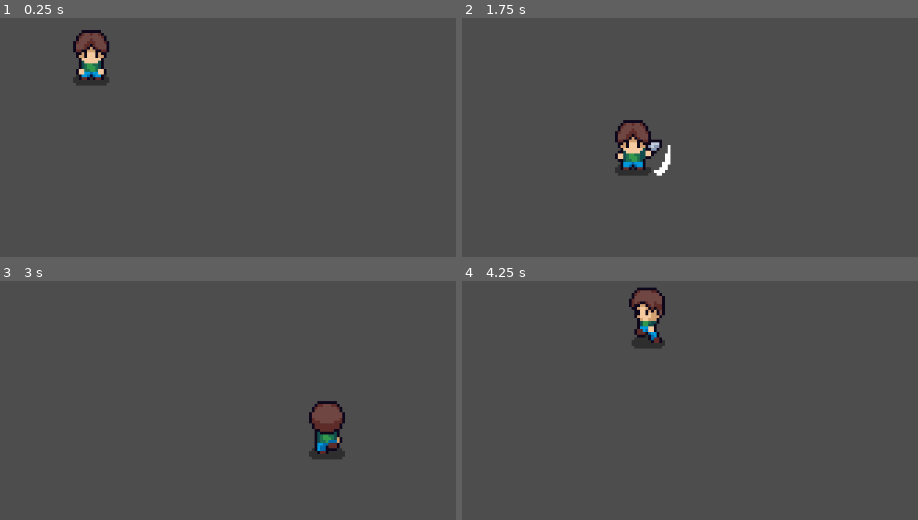
Above: before the commit, frames 1-4 (two rows, left to right).
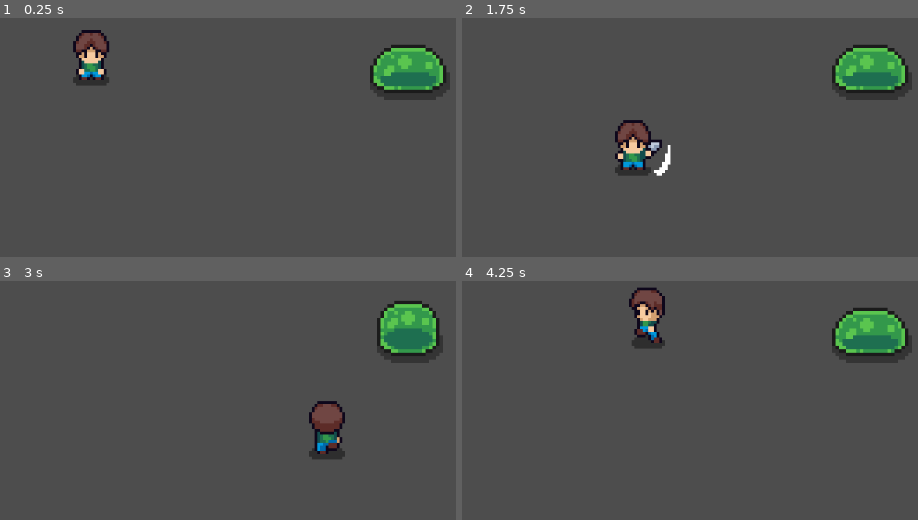
Above: after the commit, the same moments.

Repository: yi2003/godotTopDownActionGame
Game: Godot game, scene res://assets/scenes/main.tscn
Two runs of this game, one before a commit and one after it. Both use one fixed random seed, a clock stepped at 60 frames per second and the inputs below.
Inputs:
- Up to frame 1 (0.25 s): no input
- Up to frame 2 (1.75 s): tap Enter (ui_accept) at 0.5, 0.77, 1.52 s; hold Right (ui_right) 0.53-1.28 s; hold Down (ui_down) from 1.28 s (still down)
- Up to frame 3 (3 s): release Down (ui_down) at 2.03 s; hold Right (ui_right) 2.03-2.78 s; hold Up (ui_up) from 2.78 s (still down)
- Up to frame 4 (4.25 s): tap Enter (ui_accept) at 3.02, 3.77 s; release Up (ui_up) at 3.53 s; hold Left (ui_left) from 3.53 s (still down)

The runs differ from the first frame. In frame 1, 3.4% of the frame differs, in the area x 81-99%, y 11-35%; in frame 2, 3.4%; in frame 3, 3.2%; in frame 4, 3.4%.

Commit message:
Add slime enemy with collision detection
- Create slime scene with sprite animations (idle, walk, death)
- Add collision layer to slime and player hitbox for detection
- Connect player attack hitbox to detect and damage enemies
- Add take_damage and die methods to slime

Co-Authored-By: Claude Opus 4.6 <noreply@anthropic.com>

Diff:
--- /dev/null
+++ b/assets/scenes/enemies/slime.tscn
@@ -0,0 +1,179 @@
+[gd_scene format=3 uid="uid://slime001"]
+
+[ext_resource type="Texture2D" uid="uid://cr4io2qplvqtl" path="res://assets/images/Enemies/Slime_Green.png" id="1_slime"]
+[ext_resource type="Script" uid="uid://bvfotquli5vy0" path="res://assets/scripts/enemies/slime.gd" id="2_slime_script"]
+
+[sub_resource type="AtlasTexture" id="AtlasTexture_akxfh"]
+atlas = ExtResource("1_slime")
+region = Rect2(0, 128, 64, 64)
+
+[sub_resource type="AtlasTexture" id="AtlasTexture_4d2k6"]
+atlas = ExtResource("1_slime")
+region = Rect2(64, 128, 64, 64)
+
+[sub_resource type="AtlasTexture" id="AtlasTexture_lkl8j"]
+atlas = ExtResource("1_slime")
+region = Rect2(128, 128, 64, 64)
+
+[sub_resource type="AtlasTexture" id="AtlasTexture_j4m4b"]
+atlas = ExtResource("1_slime")
+region = Rect2(192, 128, 64, 64)
+
+[sub_resource type="AtlasTexture" id="AtlasTexture_suw25"]
+atlas = ExtResource("1_slime")
+region = Rect2(256, 128, 64, 64)
+
+[sub_resource type="AtlasTexture" id="AtlasTexture_3p85b"]
+atlas = ExtResource("1_slime")
+region = Rect2(320, 128, 64, 64)
+
+[sub_resource type="AtlasTexture" id="AtlasTexture_6n0rc"]
+atlas = ExtResource("1_slime")
+region = Rect2(384, 128, 64, 64)
+
+[sub_resource type="AtlasTexture" id="AtlasTexture_vwnrn"]
+atlas = ExtResource("1_slime")
+region = Rect2(448, 128, 64, 64)
+
+[sub_resource type="AtlasTexture" id="AtlasTexture_eqr8k"]
+atlas = ExtResource("1_slime")
+region = Rect2(0, 0, 64, 64)
+
+[sub_resource type="AtlasTexture" id="AtlasTexture_ynhbg"]
+atlas = ExtResource("1_slime")
+region = Rect2(64, 0, 64, 64)
+
+[sub_resource type="AtlasTexture" id="AtlasTexture_ljspn"]
+atlas = ExtResource("1_slime")
+region = Rect2(128, 0, 64, 64)
+
+[sub_resource type="AtlasTexture" id="AtlasTexture_ivq28"]
+atlas = ExtResource("1_slime")
+region = Rect2(192, 0, 64, 64)
+
+[sub_resource type="AtlasTexture" id="AtlasTexture_bchqv"]
+atlas = ExtResource("1_slime")
+region = Rect2(0, 64, 64, 64)
+
+[sub_resource type="AtlasTexture" id="AtlasTexture_bdr2h"]
+atlas = ExtResource("1_slime")
+region = Rect2(64, 64, 64, 64)
+
+[sub_resource type="AtlasTexture" id="AtlasTexture_r7ygy"]
+atlas = ExtResource("1_slime")
+region = Rect2(128, 64, 64, 64)
+
+[sub_resource type="AtlasTexture" id="AtlasTexture_rbona"]
+atlas = ExtResource("1_slime")
+region = Rect2(192, 64, 64, 64)
+
+[sub_resource type="AtlasTexture" id="AtlasTexture_m1uq8"]
+atlas = ExtResource("1_slime")
+region = Rect2(256, 64, 64, 64)
+
+[sub_resource type="AtlasTexture" id="AtlasTexture_encdt"]
+atlas = ExtResource("1_slime")
+region = Rect2(320, 64, 64, 64)
+
+[sub_resource type="AtlasTexture" id="AtlasTexture_ohfr7"]
+atlas = ExtResource("1_slime")
+region = Rect2(384, 64, 64, 64)
+
+[sub_resource type="AtlasTexture" id="AtlasTexture_gij3v"]
+atlas = ExtResource("1_slime")
+region = Rect2(448, 64, 64, 64)
+
+[sub_resource type="SpriteFrames" id="SpriteFrames_slime"]
+animations = [{
+"frames": [{
+"duration": 1.0,
+"texture": SubResource("AtlasTexture_akxfh")
+}, {
+"duration": 1.0,
+"texture": SubResource("AtlasTexture_4d2k6")
+}, {
+"duration": 1.0,
+"texture": SubResource("AtlasTexture_lkl8j")
+}, {
+"duration": 1.0,
+"texture": SubResource("AtlasTexture_j4m4b")
+}, {
+"duration": 1.0,
+"texture": SubResource("AtlasTexture_suw25")
+}, {
+"duration": 1.0,
+"texture": SubResource("AtlasTexture_3p85b")
+}, {
+"duration": 1.0,
+"texture": SubResource("AtlasTexture_6n0rc")
+}, {
+"duration": 1.0,
+"texture": SubResource("AtlasTexture_vwnrn")
+}],
+"loop": false,
+"name": &"death",
+"speed": 8.0
+}, {
+"frames": [{
+"duration": 1.0,
+"texture": SubResource("AtlasTexture_eqr8k")
+}, {
+"duration": 1.0,
+"texture": SubResource("AtlasTexture_ynhbg")
+}, {
+"duration": 1.0,
+"texture": SubResource("AtlasTexture_ljspn")
+}, {
+"duration": 1.0,
+"texture": SubResource("AtlasTexture_ivq28")
+}],
+"loop": true,
+"name": &"idle",
+"speed": 8.0
+}, {
+"frames": [{
+"duration": 1.0,
+"texture": SubResource("AtlasTexture_bchqv")
+}, {
+"duration": 1.0,
+"texture": SubResource("AtlasTexture_bdr2h")
+}, {
+"duration": 1.0,
+"texture": SubResource("AtlasTexture_r7ygy")
+}, {
+"duration": 1.0,
+"texture": SubResource("AtlasTexture_rbona")
+}, {
+"duration": 1.0,
+"texture": SubResource("AtlasTexture_m1uq8")
+}, {
+"duration": 1.0,
+"texture": SubResource("AtlasTexture_encdt")
+}, {
+"duration": 1.0,
+"texture": SubResource("AtlasTexture_ohfr7")
+}, {
+"duration": 1.0,
+"texture": SubResource("AtlasTexture_gij3v")
+}],
+"loop": false,
+"name": &"walk",
+"speed": 8.0
+}]
+
+[sub_resource type="RectangleShape2D" id="RectangleShape2D_slime"]
+size = Vector2(2.142857, 1.9047616)
+
+[node name="Slime" type="CharacterBody2D" unique_id=1378315419]
+collision_layer = 2
+script = ExtResource("2_slime_script")
+
+[node name="AnimatedSprite2D" type="AnimatedSprite2D" parent="." unique_id=322877672]
+sprite_frames = SubResource("SpriteFrames_slime")
+animation = &"idle"
+autoplay = "idle"
+
+[node name="CollisionShape2D" type="CollisionShape2D" parent="." unique_id=111222333]
+position = Vector2(2.3841858e-07, 3.410605e-13)
+scale = Vector2(8.4, 8.4)
+shape = SubResource("RectangleShape2D_slime")
--- a/assets/scenes/main.tscn
+++ b/assets/scenes/main.tscn
@@ -1,8 +1,13 @@
 [gd_scene format=3 uid="uid://0t1273bdund4"]
 
 [ext_resource type="PackedScene" uid="uid://bj028megeg12g" path="res://assets/scenes/player.tscn" id="1_mr7gh"]
+[ext_resource type="PackedScene" uid="uid://slime001" path="res://assets/scenes/enemies/slime.tscn" id="2_slime"]
 
 [node name="main" type="Node2D" unique_id=1220600513]
 
 [node name="Player" parent="." unique_id=1617379274 instance=ExtResource("1_mr7gh")]
 position = Vector2(445, 262)
+
+[node name="Slime" parent="." unique_id=1378315419 instance=ExtResource("2_slime")]
+position = Vector2(900.0001, 272)
+scale = Vector2(5, 5)
--- a/assets/scenes/player.tscn
+++ b/assets/scenes/player.tscn
@@ -348,6 +348,9 @@
 
 [node name="Hitbox" type="Area2D" parent="." unique_id=1343125974]
 position = Vector2(44, -1)
+collision_layer = 2
+collision_mask = 2
+monitoring = true
 metadata/_edit_group_ = true
 
 [node name="HitboxShape" type="CollisionShape2D" parent="Hitbox" unique_id=1211797153]
--- /dev/null
+++ b/assets/scripts/enemies/slime.gd
@@ -0,0 +1,27 @@
+extends CharacterBody2D
+
+@onready var animated_sprite = $AnimatedSprite2D
+
+const SPEED = 100.0
+var health = 3
+var is_dead = false
+
+func _physics_process(delta):
+	if is_dead:
+		return
+	animated_sprite.play("idle")
+	move_and_slide()
+
+func take_damage():
+	if is_dead:
+		return
+	health -= 1
+	print("Slime took damage! Health: ", health)
+	if health <= 0:
+		die()
+
+func die():
+	is_dead = true
+	animated_sprite.play("death")
+	await animated_sprite.animation_finished
+	queue_free()
--- a/assets/scripts/player.gd
+++ b/assets/scripts/player.gd
@@ -7,6 +7,9 @@
 const SPEED = 300.0
 var last_direction = Vector2(0, 1)
 var is_attacking = false
+
+func _ready():
+	hitbox.body_entered.connect(_on_hitbox_body_entered)
 
 func _physics_process(delta):
 	if Input.is_action_just_pressed("ui_accept") and not is_attacking:
@@ -61,3 +64,8 @@
 	is_attacking = false
 	hitbox_shape.disabled = true
 	animated_sprite.animation_finished.disconnect(_on_attack_finished)
+
+func _on_hitbox_body_entered(body):
+	print("Hit: ", body.name)
+	if body.has_method("take_damage"):
+		body.take_damage()
Binary file added: assets/images/Enemies/Slime_Green.png
Not shown, added: assets/scripts/enemies/slime.gd.uid
